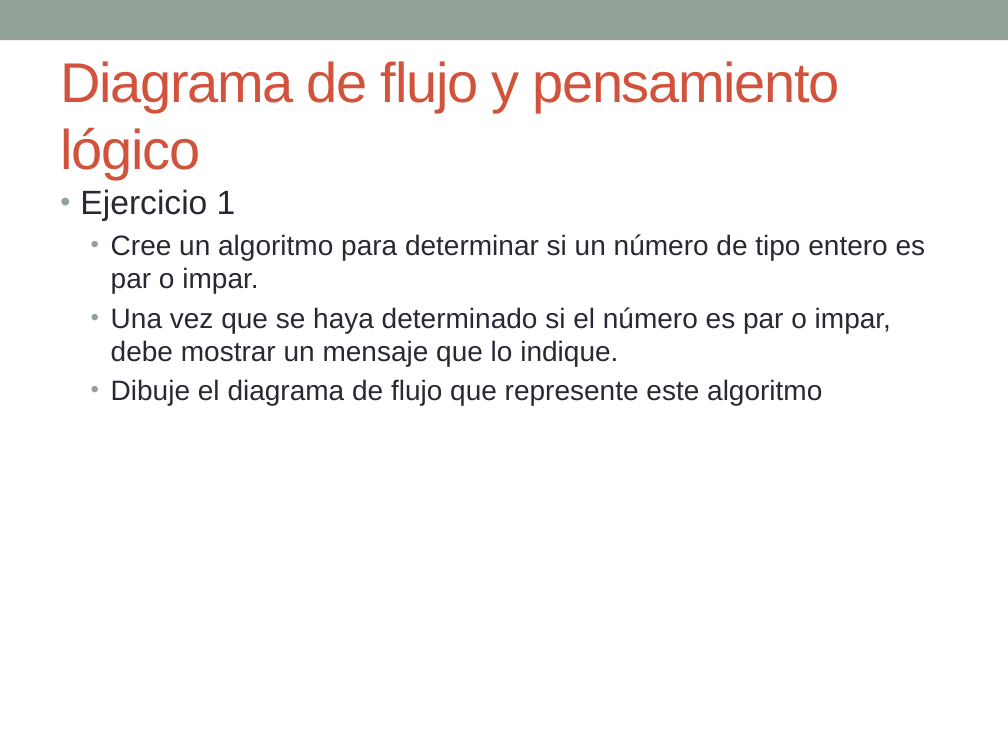
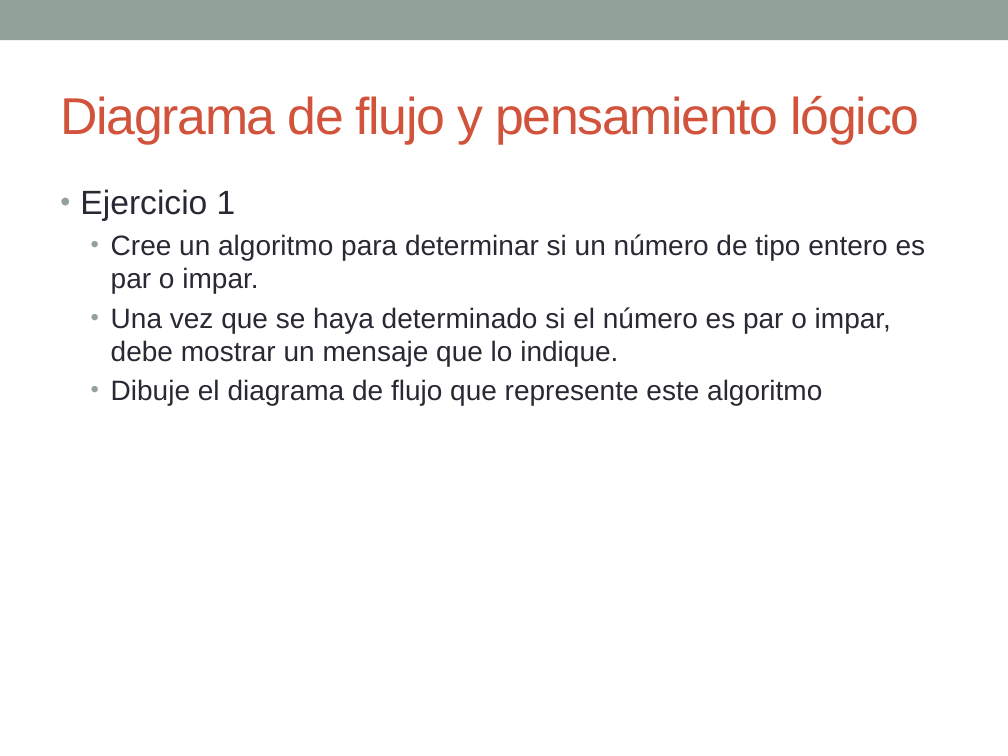
Before and after one commit to esolorzanob/UPI_Introduccion, a slide deck: slide 14 of Semana 3.pptx. Drawn at 1008x756 pixels with LibreOffice and Linux fonts; fonts in the diff are those of the drawing. Boxes give left, top, right and bottom in pixels: in the first picture for what was removed or moved away, otherwise in the second. Text is boxed around its words. In the diff, an @@ line names an element or a change of style, - is before the commit and + after.

```diff
--- a/Semana 3.pptx
+++ b/Semana 3.pptx
@@ text "Diagrama de flujo y pensamiento ..." at [60, 96, 919, 144]: size 40 to 37 pt @@
```
Also in this commit, not shown: 4 other slides changed.
